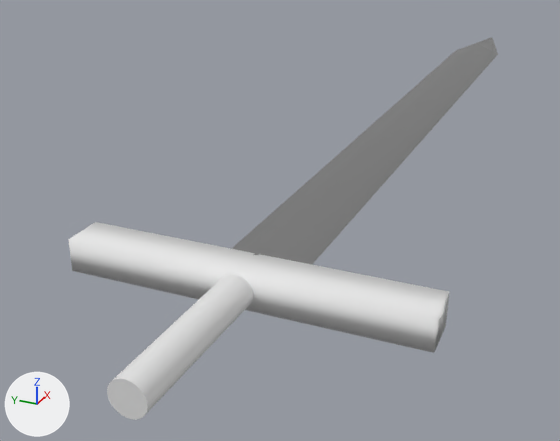
Two versions of the Blender file Assets/Prefabs/sword.blend, one commit apart.
Camera for both pictures: a 50 mm lens placed at (-12.72, -3.31, 5.02), pointed at (-1.71, 1.64, -0.48). The axes (+X, +Y, +Z) are drawn at lower left. The lights are the same throughout.
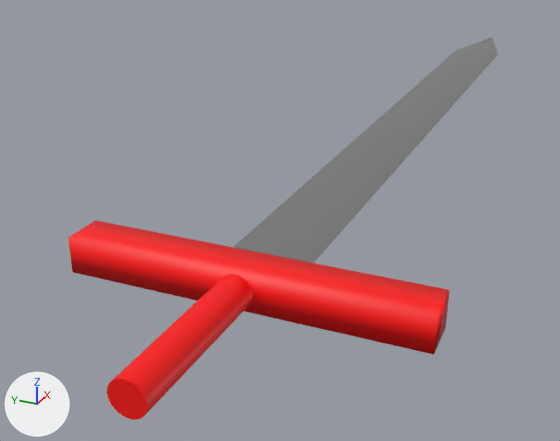
The change, as a list of edits to the scene's bpy script:
```text
Add mat_material:
    mat_material = principled_material('Material')
    mat_material.base_color = (1.0, 0.0, 0.0)  # red #ff0000
Change me_cube_012:
    where me_cube_012.from_pydata(...)  # 8 vertices, 6 faces; spans x -1.0..1.0, y -1.0..1.0, z -1.0..1.0
    add me_cube_012.materials.append(mat_material)  # red #ff0000
Change me_cylinder_001:
    where me_cylinder_001.from_pydata(...)  # 64 vertices, 34 faces; spans x -1.0..1.0, y -1.0..1.0, z -1.0..1.0
    add me_cylinder_001.materials.append(mat_material)  # red #ff0000
Change ob_cube:
    ob_cube.scale: (0.257, 2.1, 0.2) -> (0.257, 2.1, 0.22)
```

What differs and where, as boxes [x1, y1, x2, y2] in the pictures (560 x 441 px):
'Cube', recoloured, rescaled (white to red): before [68, 222, 449, 353]; after [68, 220, 450, 354]
'Cylinder', recoloured (white to red): [107, 274, 253, 420] in both
